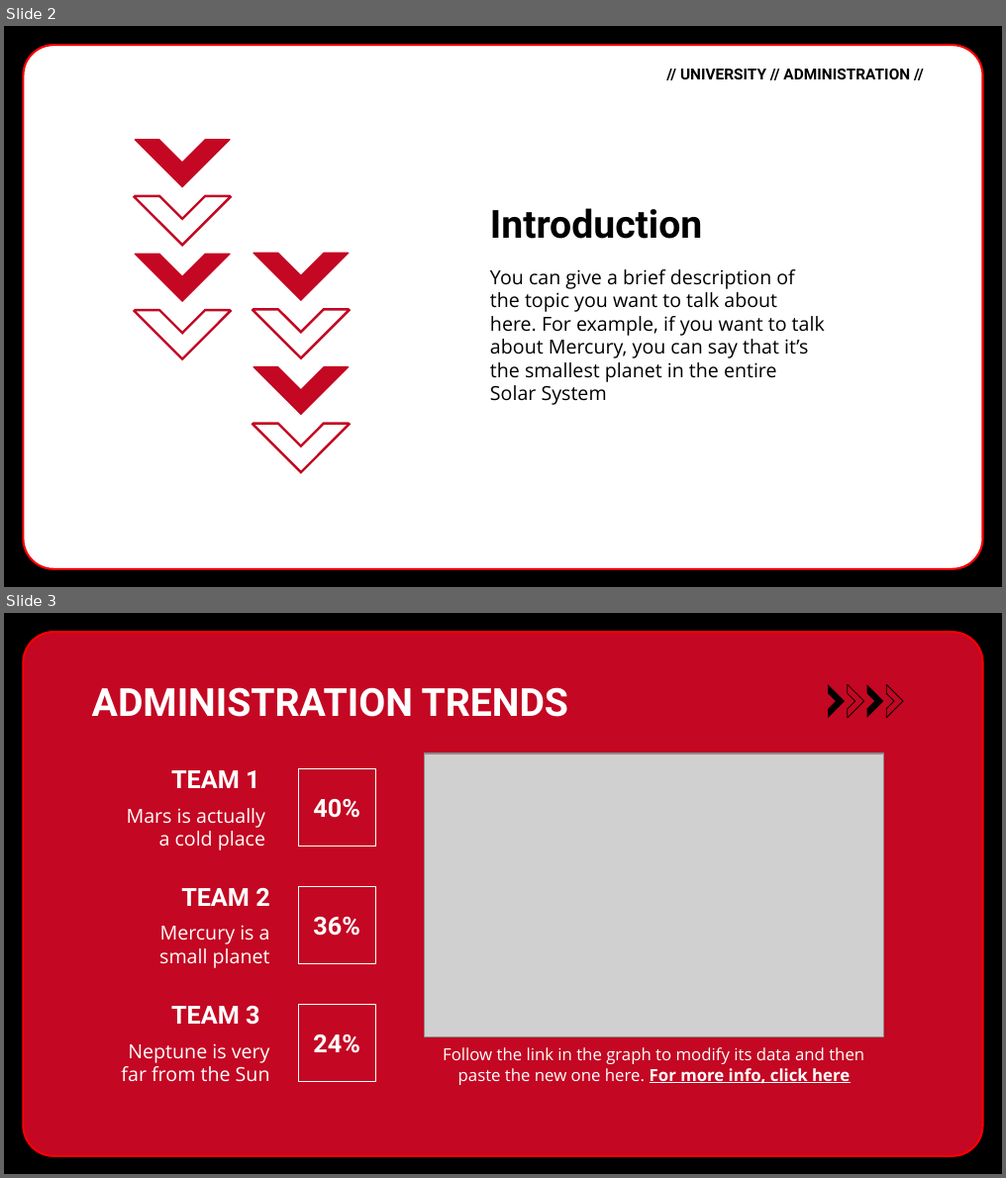
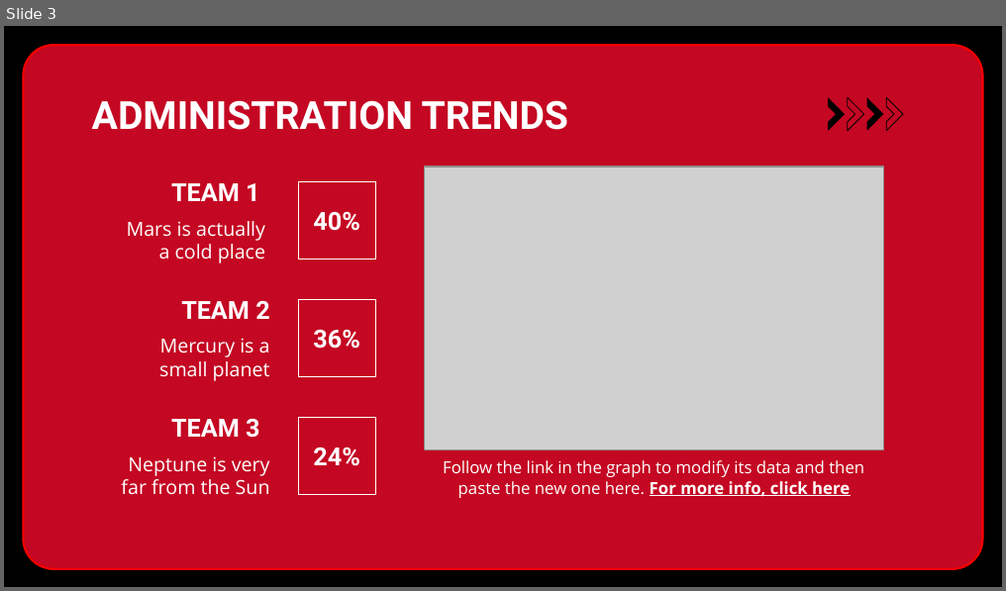
Before and after one commit to simonadamgyula/Proj1-valorant-9C, a slide deck: ppt/val.ppt.armin.pptx. Shown one above the other, each under a label of ours: slides 2 and 3 before the commit, slide 3 after it. The pictures are 1006x1178 and 1006x591 pixels, drawn with LibreOffice and Linux fonts; fonts in the diff are those of the drawing; grey boxes stand for pictures; background and template pictures are left out. Boxes give left, top, right and bottom in pixels: in the first picture for what was removed or moved away, otherwise in the second. Text is boxed around its words. In the diff, an @@ line names an element or a change of style, - is before the commit and + after.

```diff
--- a/ppt/val.ppt.armin.pptx
+++ b/ppt/val.ppt.armin.pptx
@@ slide 2 removed at box(4, 26, 1002, 587), background picture (left out) @@
@@ rounded rectangle removed at box(23, 45, 982, 570) @@
@@ text removed at box(680, 69, 910, 79) @@
-// UNIVERSITY // ADMINISTRATION //
@@ title removed at box(490, 208, 702, 239) @@
-Introduction
@@ group removed at box(133, 139, 351, 474): 8 freeform shapes @@
@@ subtitle removed at box(490, 270, 825, 405) @@
-You can give a brief description of the topic you want to talk about here. For example, if you want to talk about Mercury, you can say that it’s the smallest planet in the entire Solar System
```
Also in this commit, not shown: 1 slide changed, 1 slide added, 2 other files.
